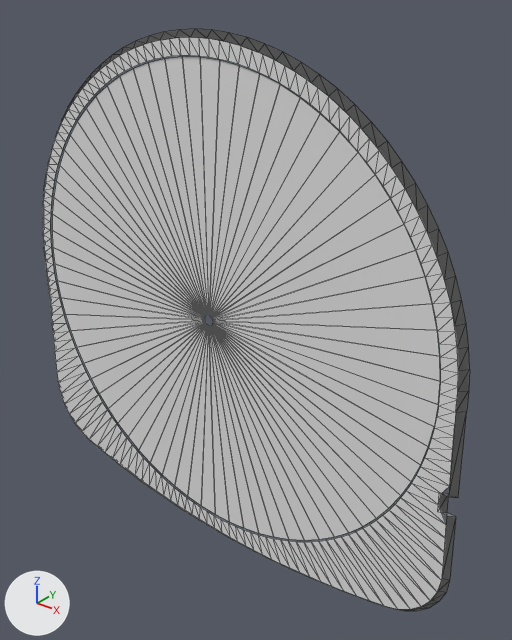
Two versions of the OBJ model fork/floating-media/DATA/float_psp_refl5.obj, one commit apart.
Both versions are drawn from a 50 mm camera at (1.53, -1.71, 1.09) aimed at (0.12, 0.05, 0.0). The lights are fixed; the arrows at lower left show +X, +Y and +Z. The first picture is the older version. Mesh edges are drawn as thin lines. Where no turn or scale is listed for an object, it has been applied to the vertices.

Names of what the first picture shows: 'float_psp_refl5'.
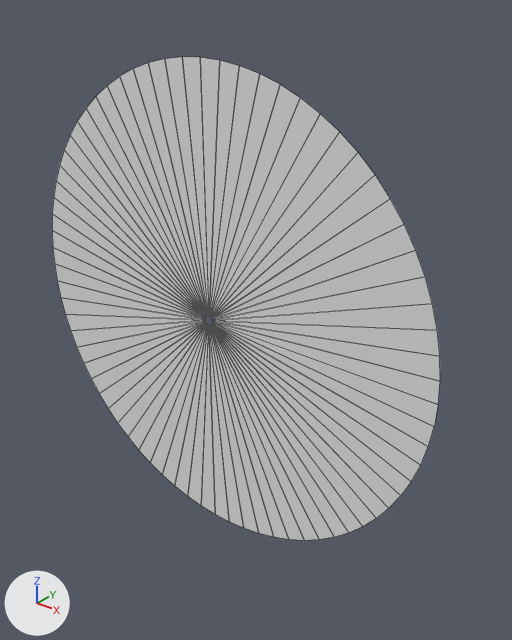
Location of each change, (x1, y1, x2, y2) in pixels of the pictures (512 x 640 px):
'float_psp_refl5', reshaped (9% narrower, 17% shorter): before (43, 29, 470, 611); after (52, 57, 440, 540)
part 1 of me_float_psp_refl5, deleted: before (43, 29, 470, 611)

The change in detail:
me_float_psp_refl5 is used by ob_float_psp_refl5; location (0.0, 0.0, 0.0).
me_float_psp_refl5 had 579 vertices, 590 faces and spanned x -0.98..0.98, y -0.07..-0.05, z -0.96..0.94.
me_float_psp_refl5 now has 144 vertices, 144 faces and spans x -0.87..0.87, y -0.06, z -0.87..0.87.
me_float_psp_refl5 part 1: the loose piece of 435 vertices spanning x -0.98..0.98, y -0.07..-0.05, z -0.96..0.94 is deleted.
